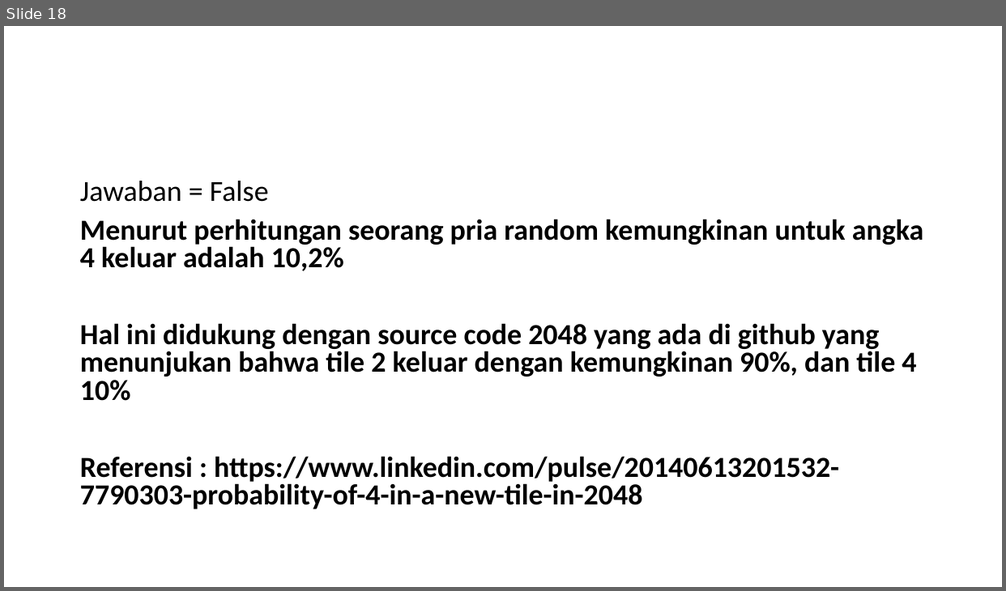
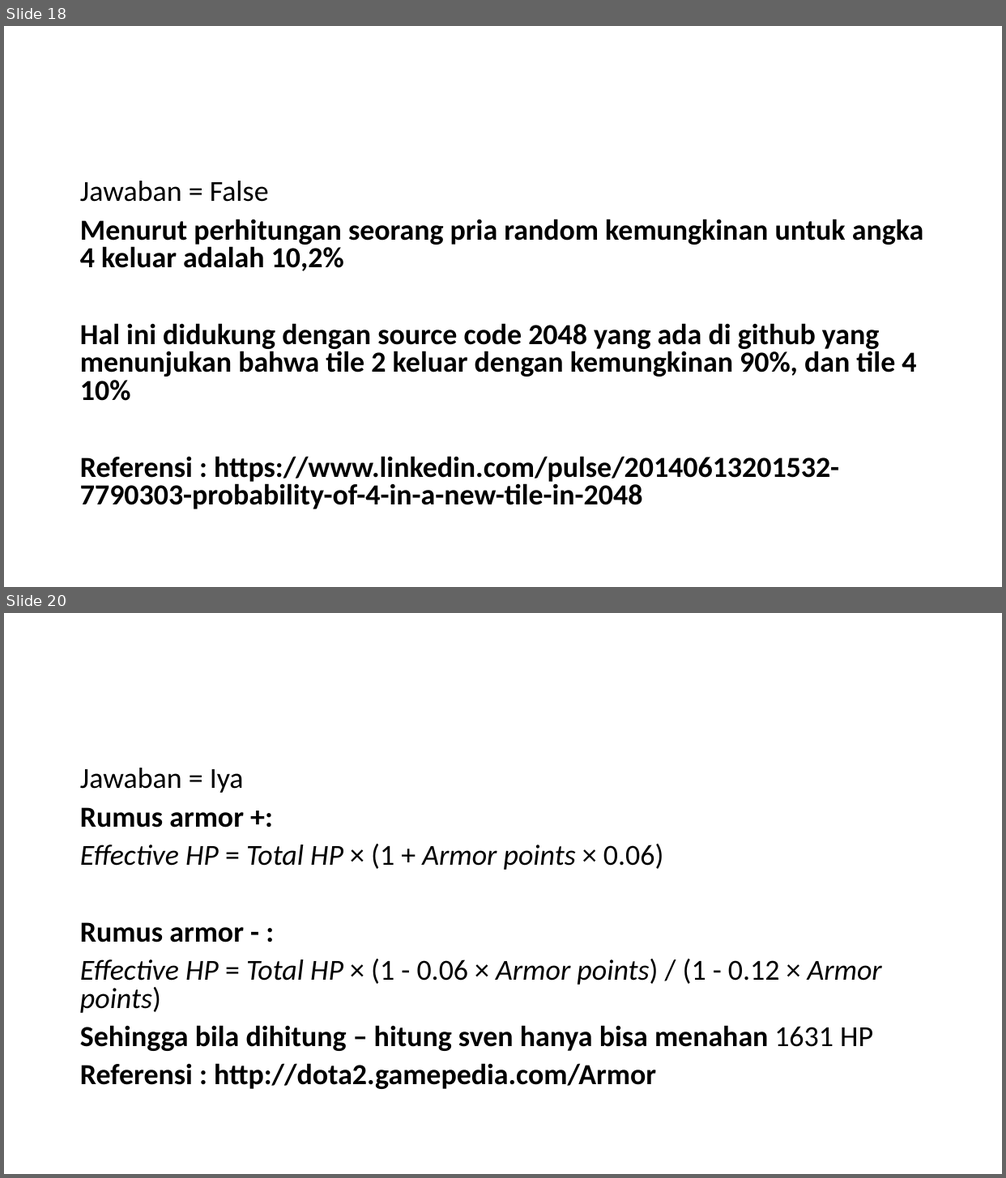
Before and after one commit to alfredhandoko/Tugas1PopinGameskoAG, a slide deck: Tugas.pptx. Shown one above the other, each under a label of ours: slide 18 before the commit, slides 18 and 20 after it; the slides between them are not shown. The pictures are 1006x591 and 1006x1178 pixels, drawn with LibreOffice and Linux fonts; fonts in the diff are those of the drawing. Boxes give left, top, right and bottom in pixels: in the first picture for what was removed or moved away, otherwise in the second. Text is boxed around its words. In the diff, an @@ line names an element or a change of style, - is before the commit and + after.

```diff
--- a/Tugas.pptx
+++ b/Tugas.pptx
@@ slide 20 added at box(4, 613, 1002, 1174), background #FFFFFF @@
@@ text added at box(80, 768, 882, 1089), 28 pt, text #000000 @@
+Jawaban = Iya
+Rumus armor +:
+Effective HP = Total HP × (1 + Armor points × 0.06)
+Rumus armor - :
+Effective HP = Total HP × (1 - 0.06 × Armor points) / (1 - 0.12 × Armor points)
+Sehingga bila dihitung – hitung sven hanya bisa menahan 1631 HP
+Referensi : http://dota2.gamepedia.com/Armor
```
Also in this commit, not shown: 1 other slide added.
